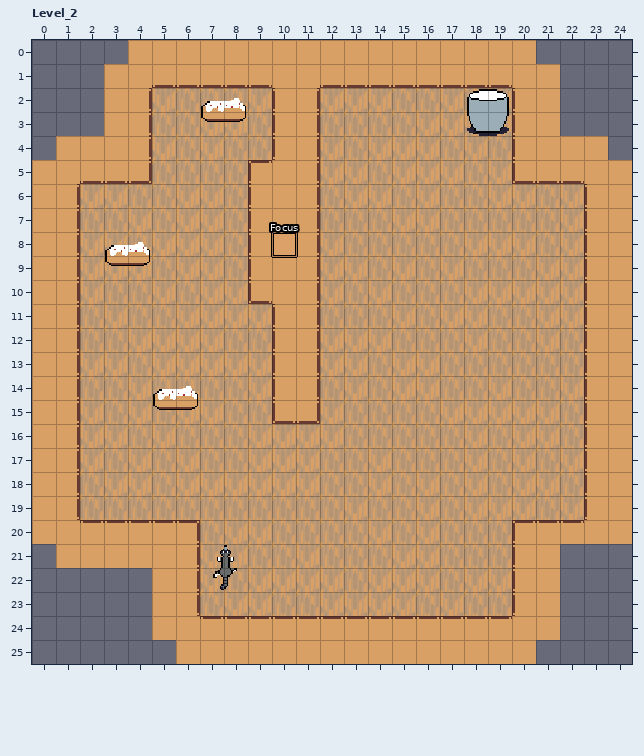
A LDtk project gets an edit: assets/attic.ldtk. The picture above is the old version.
Cells are 16x16 px. Shown: Level_2 x 0..24, y 0..25. The commit also changed other parts of the map, which this record leaves out.
New version:
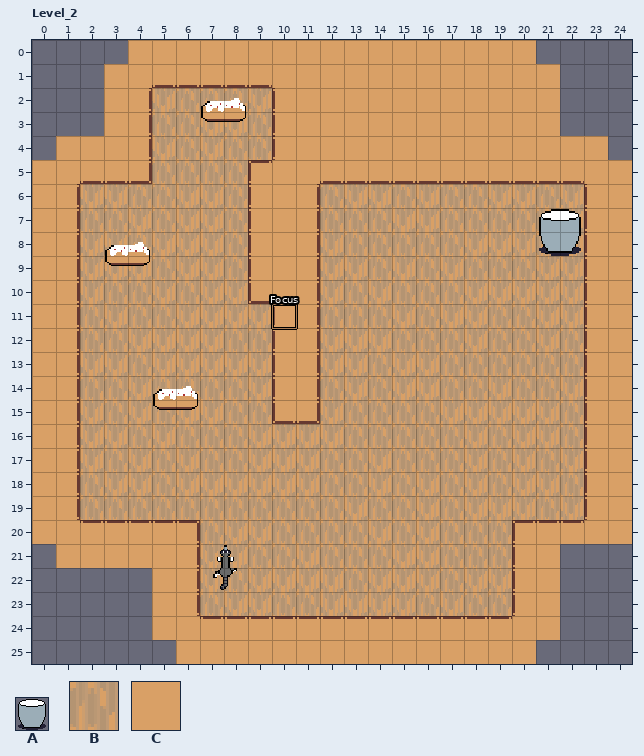
Key: from "Trash": A 0; from "Walls": B 1 "Floor", C 2 "Wall".
_ is an empty cell, . an unchanged one.
Objects are placed by their top-left corner, in cells (3,4 is the top-left corner of cell 3,4); size is 1x1 cell unless given.
What changed:
--- layer "Walls"
@@ x 12..19 @@
- 2 BBBBBBBB
- 3 BBBBBBBB
- 4 BBBBBBBB
- 5 BBBBBBBB
+ 2 CCCCCCCC
+ 3 CCCCCCCC
+ 4 CCCCCCCC
+ 5 CCCCCCCC
--- layer "Entities"
-"Focus" rectangle at 10,8
+"Focus" rectangle at 10,11
+A "Trash" at 21,7 size 2x2
-A "Trash" at 18,2 size 2x2
